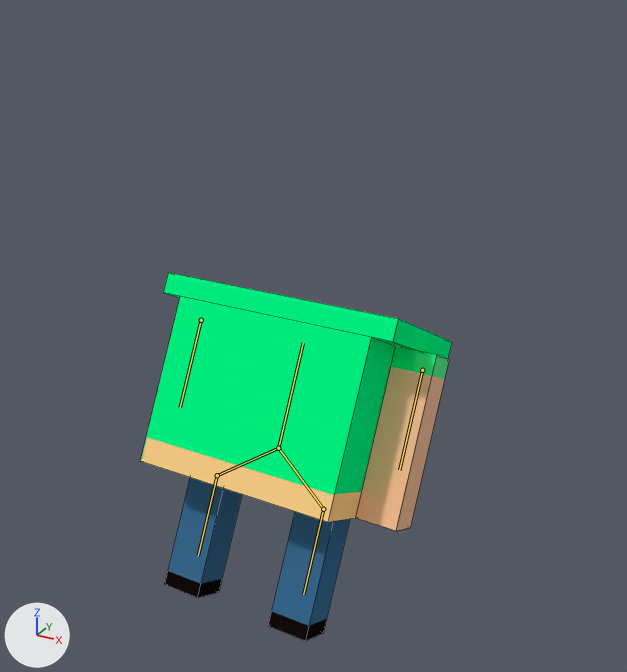
An edit to the Blender file models/avatars/bodies/body_5anim.blend, drawn before and after from the same camera.
Both versions are drawn from a 50 mm lens placed at (0.123, -0.198, 0.189), pointed at (0.009, 0.009, 0.086). The lights are fixed; the arrows at lower left show +X, +Y and +Z. The bones that change are drawn over the model as lines. Mesh edges are drawn as thin lines.

In view in the first picture: 'arm.l', 'body', 'leg.l', 'leg.r'.
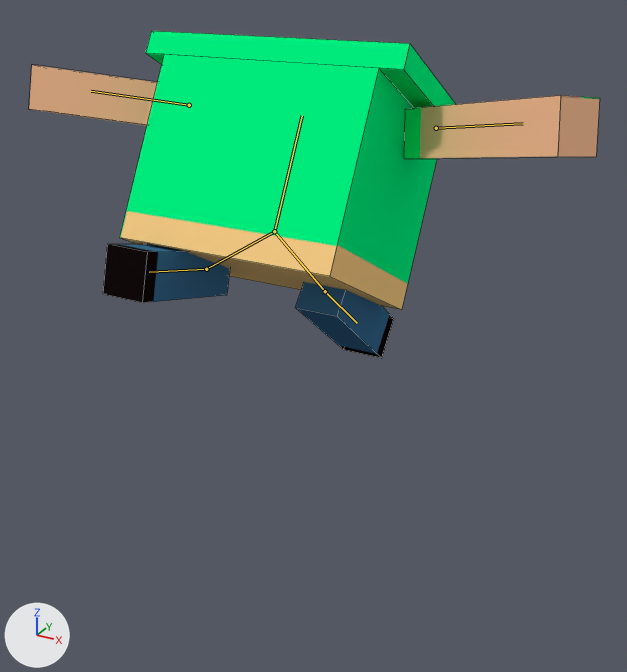
The newer file adds an action. The first version stands in its rest pose; the second is drawn at frame 15 of the action 'jump'.

Pixel boxes (x1, y1, x2, y2) of what changed, in the pictures (627 x 672 px):
```json
{"object": "body", "change": "posed", "before": [141, 272, 452, 522], "after": [120, 31, 455, 310], "on screen": "8% wider, 12% taller"}
{"object": "arm.l", "change": "posed", "before": [355, 346, 449, 531], "after": [404, 95, 600, 159], "on screen": "107% wider, 65% shorter"}
{"object": "leg.r", "change": "posed", "before": [164, 478, 242, 598], "after": [103, 245, 230, 303]}
{"object": "leg.l", "change": "posed", "before": [268, 512, 350, 641], "after": [295, 282, 394, 358]}
{"object": "arm.r", "change": "posed", "after": [29, 65, 157, 126], "on screen": "not visible before"}
{"bone": "Bone", "before": "(278, 448) to (303, 343)", "after": "(274, 231) to (302, 115)"}
{"bone": "Bone.003", "before": "(201, 320) to (180, 407)", "after": "(189, 105) to (91, 91)"}
{"bone": "Bone.004", "before": "(422, 370) to (399, 470)", "after": "(436, 128) to (523, 123)"}
{"bone": "Bone.005", "before": "(278, 448) to (217, 475)", "after": "(274, 231) to (206, 269)"}
{"bone": "Bone.007", "before": "(217, 475) to (198, 556)", "after": "(206, 269) to (149, 272)"}
{"bone": "Bone.006", "before": "(278, 448) to (323, 509)", "after": "(274, 231) to (325, 291)"}
{"bone": "Bone.008", "before": "(323, 509) to (303, 594)", "after": "(325, 291) to (357, 323)"}
```

Scene script edits in JSON lines:
```json
{"block": "bone_bone", "where": "bone_bone = bpy.data.objects['Armature'].pose.bones['Bone']"}
{"op": "set", "path": "bone_bone.location", "old": "(0.0, 0.0, 0.0)", "new": "(0.0, 1.833, 0.994)"}
{"block": "bone_bone_003", "where": "bone_bone_003 = bpy.data.objects['Armature'].pose.bones['Bone.003']  # child of 'Bone.001'"}
{"op": "set", "path": "bone_bone_003.rotation_quaternion", "old": "(1.0, 0.0, 0.0, 0.0)", "new": "(0.694, -0.064, -0.253, 0.671)", "note": "degrees (0, 0, 0) -> degrees (-26, -15, 92)"}
{"block": "bone_bone_004", "where": "bone_bone_004 = bpy.data.objects['Armature'].pose.bones['Bone.004']  # child of 'Bone.002'"}
{"op": "set", "path": "bone_bone_004.rotation_quaternion", "old": "(1.0, 0.0, 0.0, 0.0)", "new": "(0.666, -0.06, 0.285, -0.687)", "note": "degrees (0, 0, 0) -> degrees (-30, 17, -96)"}
{"block": "bone_bone_005", "where": "bone_bone_005 = bpy.data.objects['Armature'].pose.bones['Bone.005']"}
{"op": "set", "path": "bone_bone_005.location", "old": "(0.0, 0.0, 0.0)", "new": "(-0.994, -1.083, 1.48)"}
{"block": "bone_bone_007", "where": "bone_bone_007 = bpy.data.objects['Armature'].pose.bones['Bone.007']  # child of 'Bone.005'"}
{"op": "set", "path": "bone_bone_007.rotation_quaternion", "old": "(1.0, 0.0, 0.0, 0.0)", "new": "(0.782, -0.623, 0.0, 0.0)", "note": "degrees (0, 0, 0) -> degrees (-77, 0, 0)"}
{"block": "bone_bone_006", "where": "bone_bone_006 = bpy.data.objects['Armature'].pose.bones['Bone.006']"}
{"op": "set", "path": "bone_bone_006.location", "old": "(0.0, 0.0, 0.0)", "new": "(0.994, -1.058, 1.498)"}
{"block": "bone_bone_008", "where": "bone_bone_008 = bpy.data.objects['Armature'].pose.bones['Bone.008']  # child of 'Bone.006'"}
{"op": "set", "path": "bone_bone_008.rotation_quaternion", "old": "(1.0, 0.0, 0.0, 0.0)", "new": "(0.772, 0.636, 0.0, 0.0)", "note": "degrees (0, 0, 0) -> degrees (79, 0, 0)"}
```
